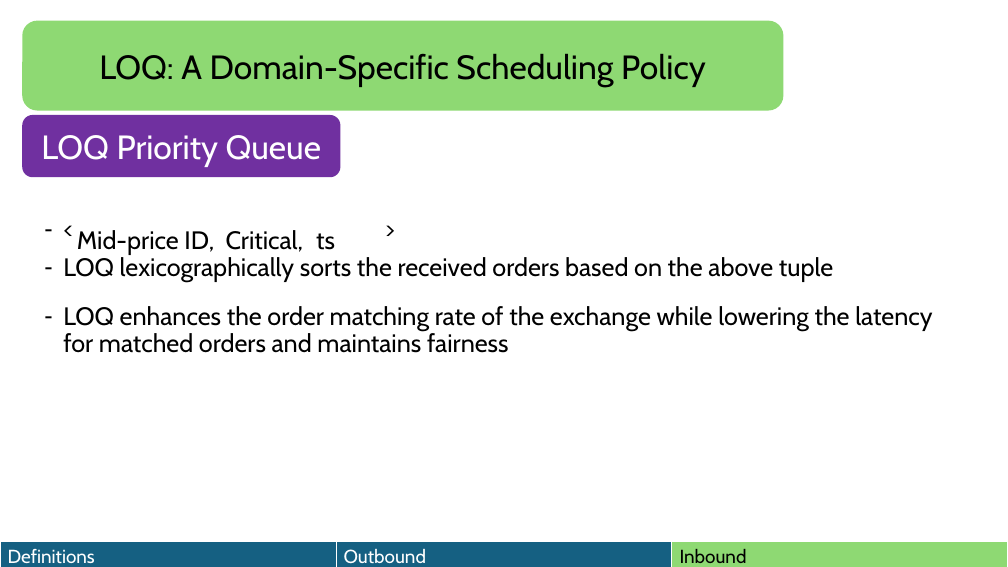
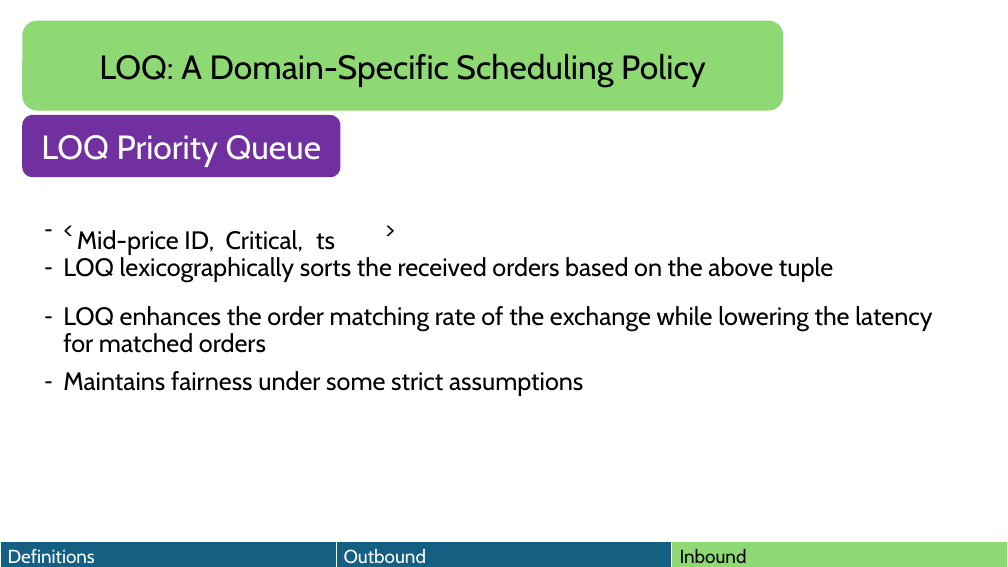
Before and after one commit to HaseebLUMS/Onyx-Presentation, a slide deck: slide 106 of thesis-latency-fairness.pptx. Drawn at 1008x567 pixels with LibreOffice and Linux fonts; fonts in the diff are those of the drawing. Boxes give left, top, right and bottom in pixels: in the first picture for what was removed or moved away, otherwise in the second. Text is boxed around its words. In the diff, an @@ line names an element or a change of style, - is before the commit and + after.

Commit message:
updated

```diff
--- a/thesis-latency-fairness.pptx
+++ b/thesis-latency-fairness.pptx
@@ text at bbox=[63, 306, 932, 396]: text changed @@
-– LOQ enhances the order matching rate of the exchange while lowering the latency for matched orders and maintains fairness
+– LOQ enhances the order matching rate of the exchange while lowering the latency for matched orders
+– Maintains fairness under some strict assumptions
```
Also in this commit, not shown: 2 other slides changed.
